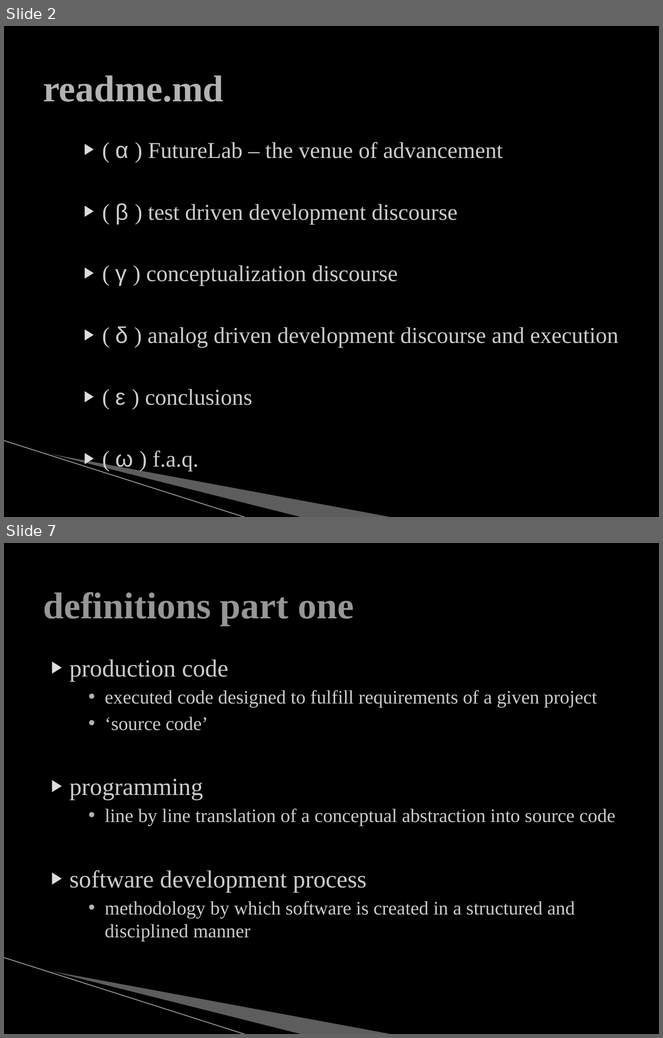
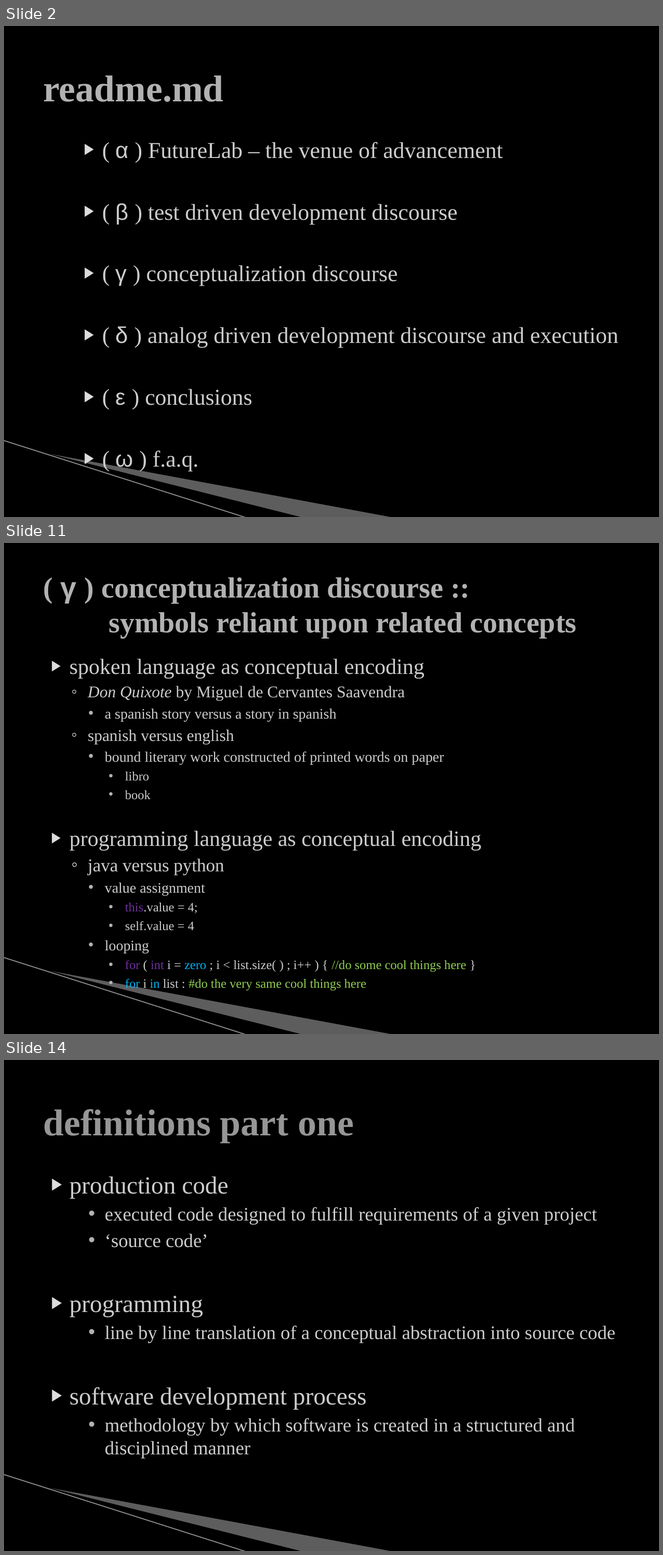
Before and after one commit to mjs0031/master_report, a slide deck: the_defense.pptx. Shown one above the other, each under a label of ours: slides 2 and 7 before the commit, slides 2, 11 and 14 after it; the slides between them are not shown. The pictures are 663x1038 and 663x1555 pixels, drawn with LibreOffice and Linux fonts; fonts in the diff are those of the drawing; background and template pictures are left out. Boxes give left, top, right and bottom in pixels: in the first picture for what was removed or moved away, otherwise in the second. Text is boxed around its words. In the diff, an @@ line names an element or a change of style, - is before the commit and + after.

```diff
--- a/the_defense.pptx
+++ b/the_defense.pptx
@@ slide 11 added at (x1=4, y1=543, x2=659, y2=1034), background #000000; not listed: 3 template elements that a slide beside it also shows @@
@@ title added at (x1=60, y1=577, x2=577, y2=638), 32 pt, text #B2B2B2, bold @@
+( γ ) conceptualization discourse ::
+symbols reliant upon related concepts
@@ text added at (x1=70, y1=659, x2=482, y2=991), 14 pt, text #CCCCCC @@
+▶ spoken language as conceptual encoding
+  ◦ Don Quixote by Miguel de Cervantes Saavendra
+    • a spanish story versus a story in spanish
+  ◦ spanish versus english
+    • bound literary work constructed of printed words on paper
+      • libro
+      • book
+▶ programming language as conceptual encoding
+  ◦ java versus python
+    • value assignment
+      • this.value = 4;
+      • self.value = 4
+    • looping
+      • for ( int i = zero ; i < list.size( ) ; i++ ) { //do some cool things here }
+      • for i in list : #do the very same cool things here
@@ what was slide 7 is now slide 14 @@
```
Also in this commit, not shown: 4 slides changed, 6 other slides added, 1 other file.
